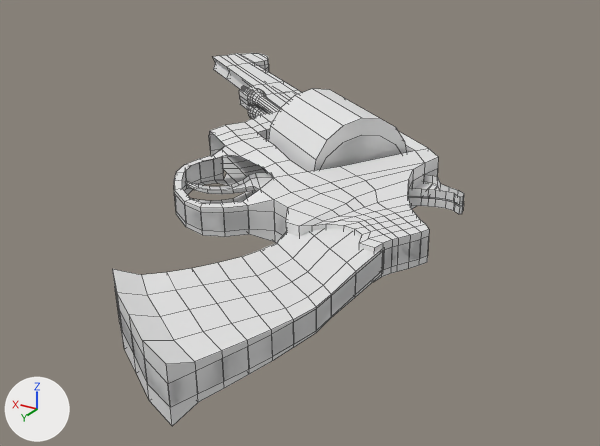
An edit to the FBX model Assets/_GMTK/Models/pistolet.fbx, drawn before and after from the same camera.
The view is the same before and after, from a 50 mm lens placed at (2.226, -6.407, 3.914), pointed at (2.433, -6.751, 3.742). Every picture has the same lights, and +X, +Y and +Z are marked at lower left. Mesh edges are drawn as thin lines. Where no turn or scale is listed for an object, it has been applied to the vertices. Vertices at the same position are counted once.

Objects in the first picture: 'pistolet model'.
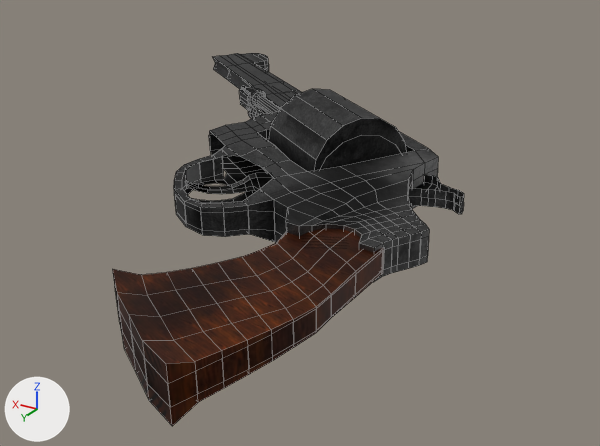
Where the newer file only moved an object's origin or applied its transform, the numbers keep the older frame.

Boxes (x1, y1, x2, y2) around the edits, measured in the pictures (600 x 446 px; the box of a moved part takes in the faces that stretch with it):
part 1 of me_cube_010, moved or reshaped
    both: (409, 174, 464, 214)
part 2 of me_cube_010, surface changed (white to brown)
    both: (113, 228, 384, 426)
part 3 of me_cube_010, recoloured (white to black)
    both: (167, 53, 463, 340)

Edits to the bpy script that builds the scene:
```text
Add img_lewolwel_png:
    img_lewolwel_png = load_image('lewolwel.png', '_unpacked/lewolwel.png', 1024, 1024, 'sRGB')
Add mat_material_003:
    mat_material_003 = principled_material('Material.003')
    mat_material_003.texture = img_lewolwel_png  # with its transparency
    mat_material_003.metallic = 0.982
Change me_cube_010:
    used by ob_pistolet_model
    remove me_cube_010.from_pydata(...)  # 1263 vertices, 1072 faces; spans x -0.103..0.147, y -0.156..0.188, z -0.032..0.033
    add me_cube_010.from_pydata(...)  # 1233 vertices, 1063 faces; spans x -0.103..0.147, y -0.156..0.188, z -0.032..0.033
    me_cube_010 part 1
    16 vertices are removed from x -0.101..-0.072, y -0.005..0.015, z -0.002..0.0
    34 faces are deleted
    27 new faces join them
    me_cube_010 part 2: 84 kept faces spanning x -0.092..0.144, y -0.147..0.188, z -0.023..0.014 get new texture (UV) coordinates
    me_cube_010 part 3: 998 faces spanning x -0.103..0.147, y -0.156..0.188, z -0.032..0.033 switch from no material to mat_material_003 (picture img_lewolwel_png)
```
